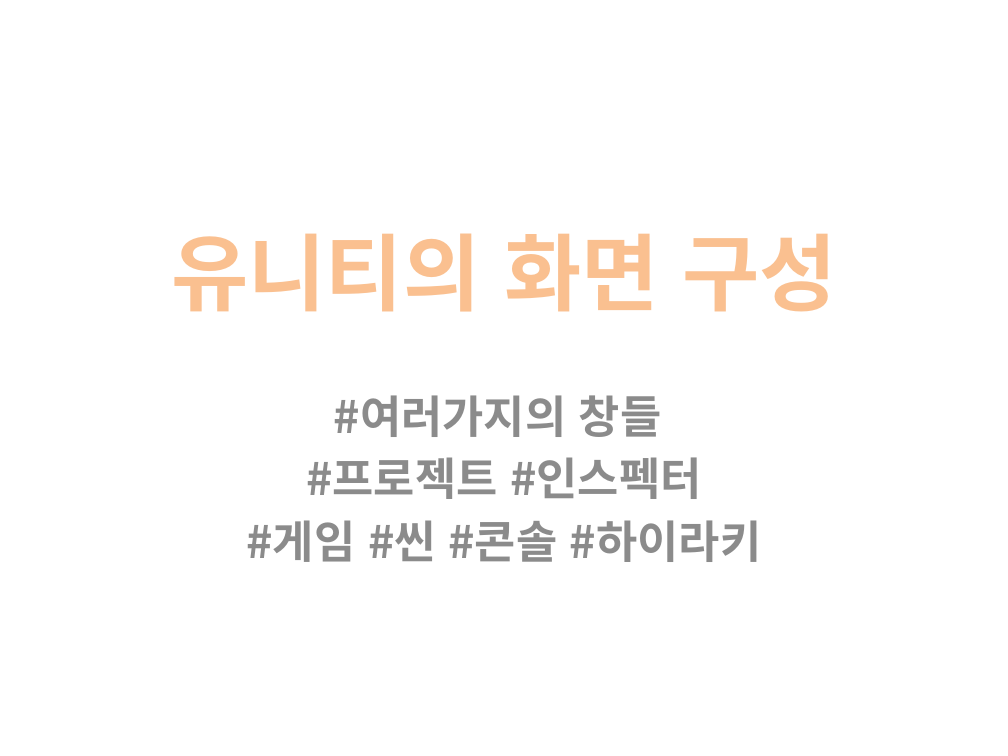
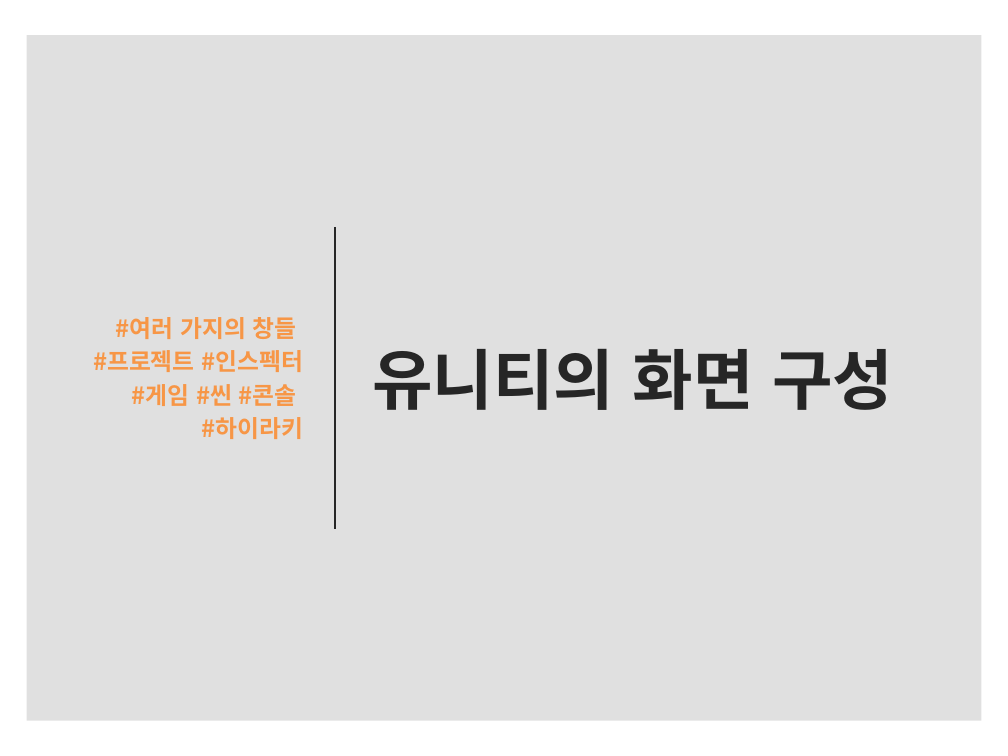
Before and after one commit to IamGroooooot/cien-unity-2019, a slide deck: slide 11 of 1주차.pptx. Drawn at 1008x756 pixels with LibreOffice and Linux fonts; fonts in the diff are those of the drawing. Boxes give left, top, right and bottom in pixels: in the first picture for what was removed or moved away, otherwise in the second. Text is boxed around its words. In the diff, an @@ line names an element or a change of style, - is before the commit and + after.

```diff
--- a/1주차.pptx
+++ b/1주차.pptx
@@ rectangle added at [26, 35, 981, 721], fill #000000 at 12% opacity @@
@@ subtitle "#여러 가지의 창들": place and size @@
-subtitle "#여러 가지의 창들" at [247, 395, 761, 562]
+subtitle "#여러 가지의 창들" at [93, 317, 304, 439]
@@ subtitle "#여러 가지의 창들" at [93, 317, 304, 439]: vertical alignment top to middle @@
@@ title "유니티의 화면 구성": place and size @@
-title "유니티의 화면 구성" at [171, 233, 837, 312]
+title "유니티의 화면 구성" at [372, 349, 893, 410]
@@ title "유니티의 화면 구성" at [372, 349, 893, 410]: size 60 to 47 pt, text colour #FAC090 to #262626; alignment centre to left @@
@@ line added from (336, 227) to (336, 529), #262626 1.5 pt @@
@@ subtitle at [116, 317, 297, 339]: text changed; size 32 to 17 pt; text colour #8C8C8C to #F79646 @@
-#여러가지의 창들
+#여러 가지의 창들
@@ subtitle at [93, 350, 304, 372]: size 32 to 17 pt, text colour #8C8C8C to #F79646 in "#프로젝트 #인스펙터"; alignment centre to right; less space between paragraphs @@
@@ subtitle at [131, 384, 304, 439]: text changed; size 32 to 17 pt; text colour #8C8C8C to #F79646 @@
-#게임 #씬 #콘솔 #하이라키
+#게임 #씬 #콘솔
+#하이라키
```
Also in this commit, not shown: 17 other slides changed.
